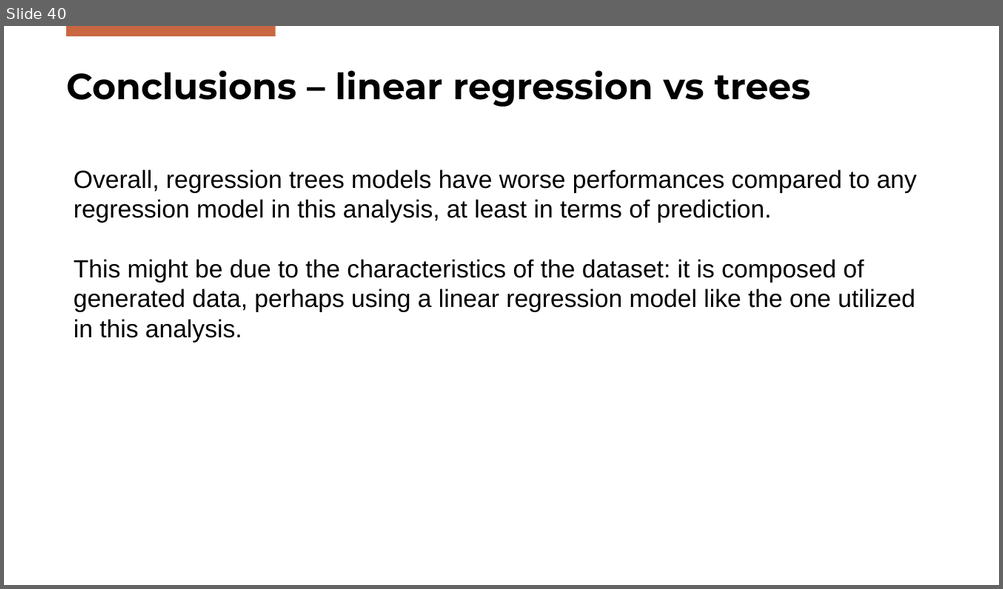
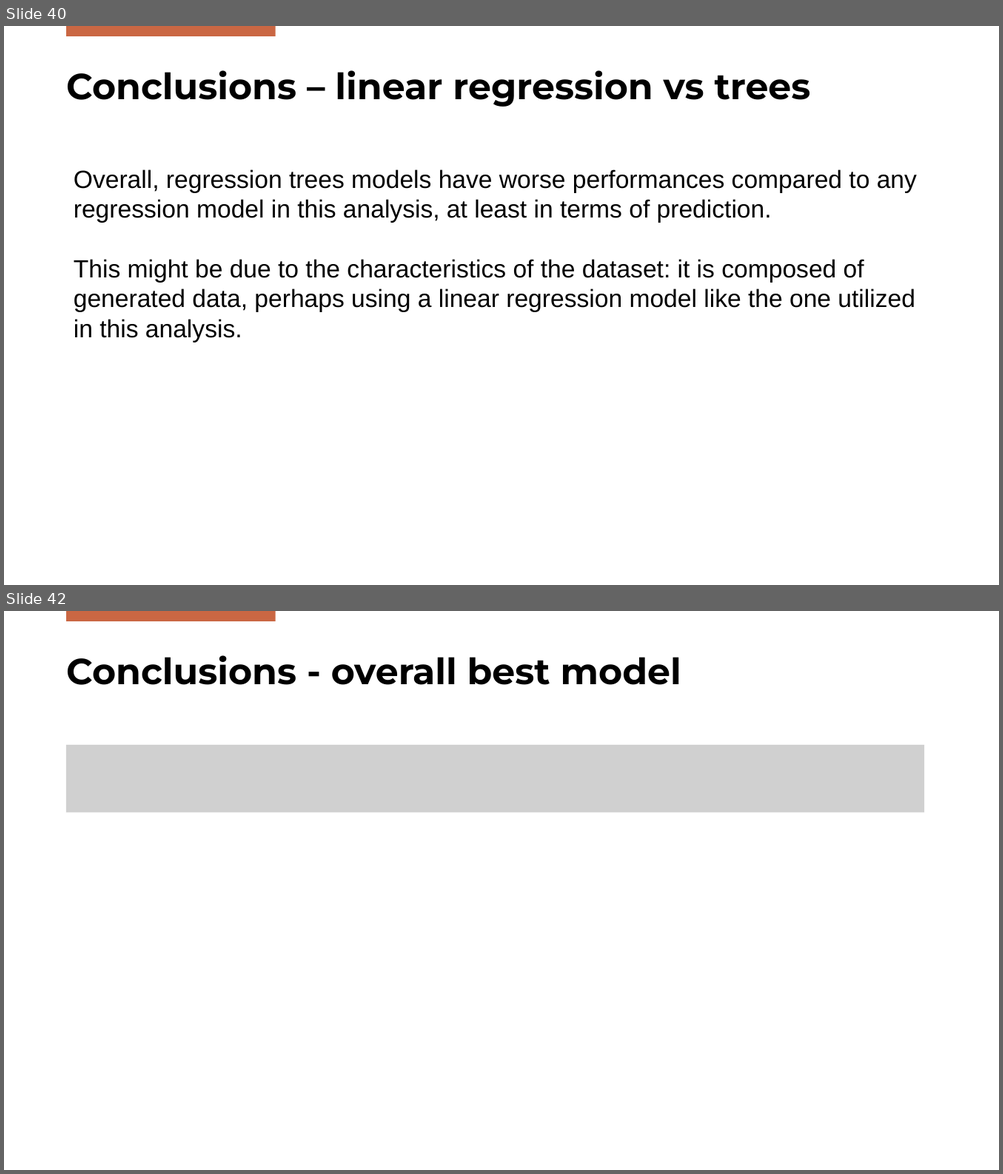
Before and after one commit to DanieleGotti/Food_Delivery_Time_Prediction, a slide deck: Presentation_Gotti_Mazzoleni.pptx. Shown one above the other, each under a label of ours: slide 40 before the commit, slides 40 and 42 after it; the slides between them are not shown. The pictures are 1003x589 and 1003x1174 pixels, drawn with LibreOffice and Linux fonts; fonts in the diff are those of the drawing; grey boxes stand for pictures; background and template pictures are left out. Boxes give left, top, right and bottom in pixels: in the first picture for what was removed or moved away, otherwise in the second. Text is boxed around its words. In the diff, an @@ line names an element or a change of style, - is before the commit and + after.

```diff
--- a/Presentation_Gotti_Mazzoleni.pptx
+++ b/Presentation_Gotti_Mazzoleni.pptx
@@ slide 42 added at (4,611,999,1170), background #FFFFFF; not listed: 1 template element that a slide beside it also shows @@
@@ title added at (66,655,681,685), 35 pt, text #000000, bold @@
+Conclusions - overall best model
@@ picture added at (66,745,924,813) @@
```
Also in this commit, not shown: 1 slide changed, 1 other file.
